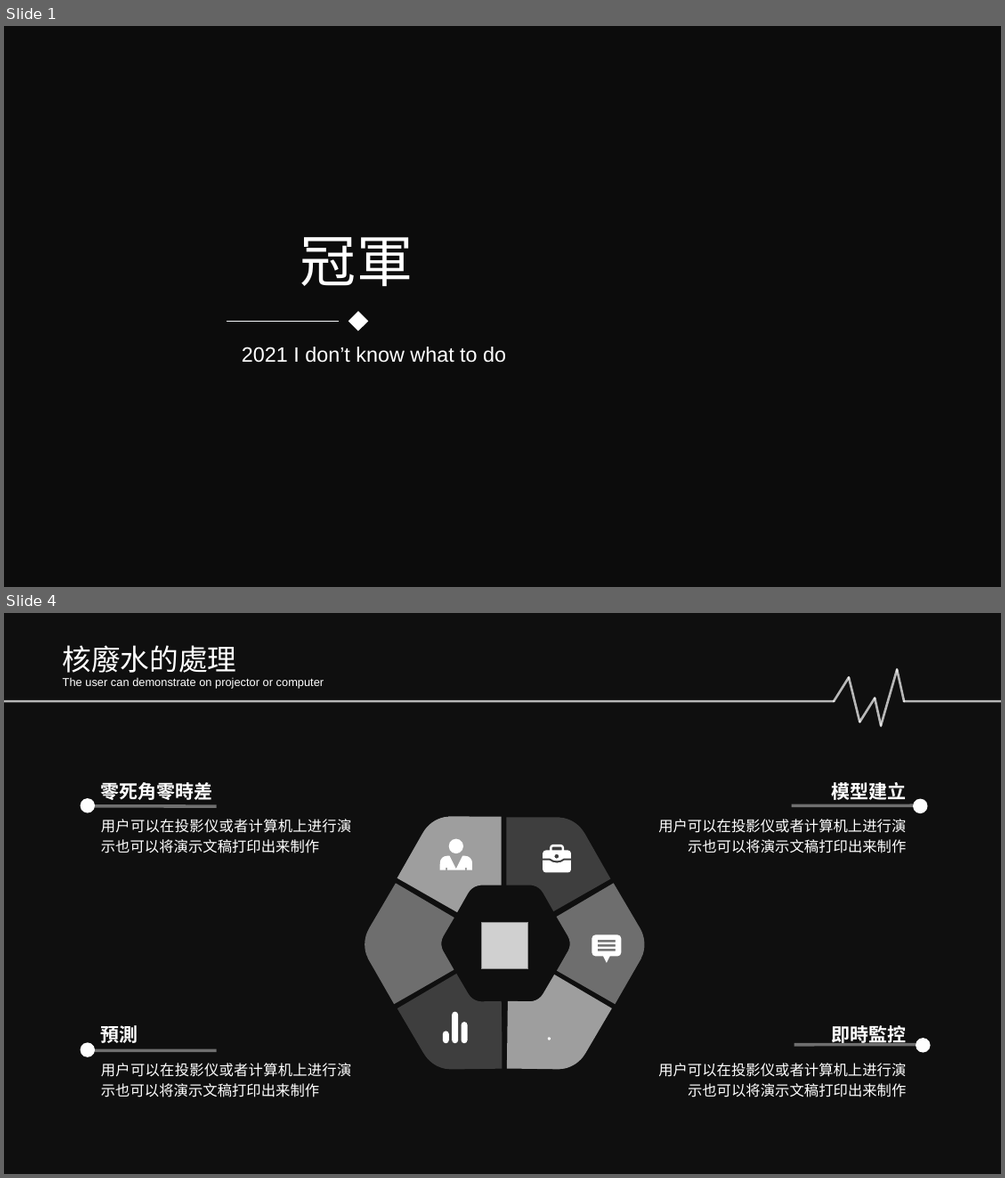
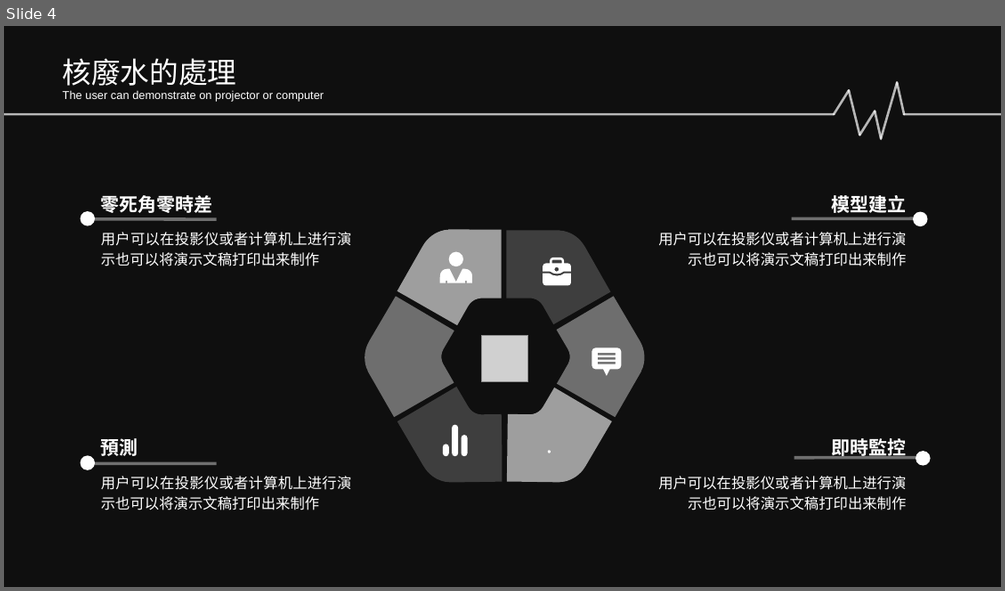
Before and after one commit to Sikako/hackthon, a slide deck: bigdata.pptx. Shown one above the other, each under a label of ours: slides 1 and 4 before the commit, slide 4 after it; the slides between them are not shown. The pictures are 1005x1178 and 1005x591 pixels, drawn with LibreOffice and Linux fonts; fonts in the diff are those of the drawing; grey boxes stand for pictures; background and template pictures are left out; a plain dark background stands for a picture behind light text. Boxes give left, top, right and bottom in pixels: in the first picture for what was removed or moved away, otherwise in the second. Text is boxed around its words. In the diff, an @@ line names an element or a change of style, - is before the commit and + after.

```diff
--- a/bigdata.pptx
+++ b/bigdata.pptx
@@ slide 1 removed at (4,26,1001,587), background picture (left out); not listed: 1 template element that a slide beside it also shows @@
@@ rectangle removed at (4,26,1001,587) @@
@@ text removed at (299,237,413,286) @@
-冠軍
@@ rectangle removed at (348,311,368,331) @@
@@ line removed from (339, 321) to (226, 321) @@
@@ line removed from (486, 321) to (379, 321) @@
@@ text removed at (242,346,506,362) @@
-2021 I don’t know what to do
```
Also in this commit, not shown: 2 slides changed, 1 slide added.
